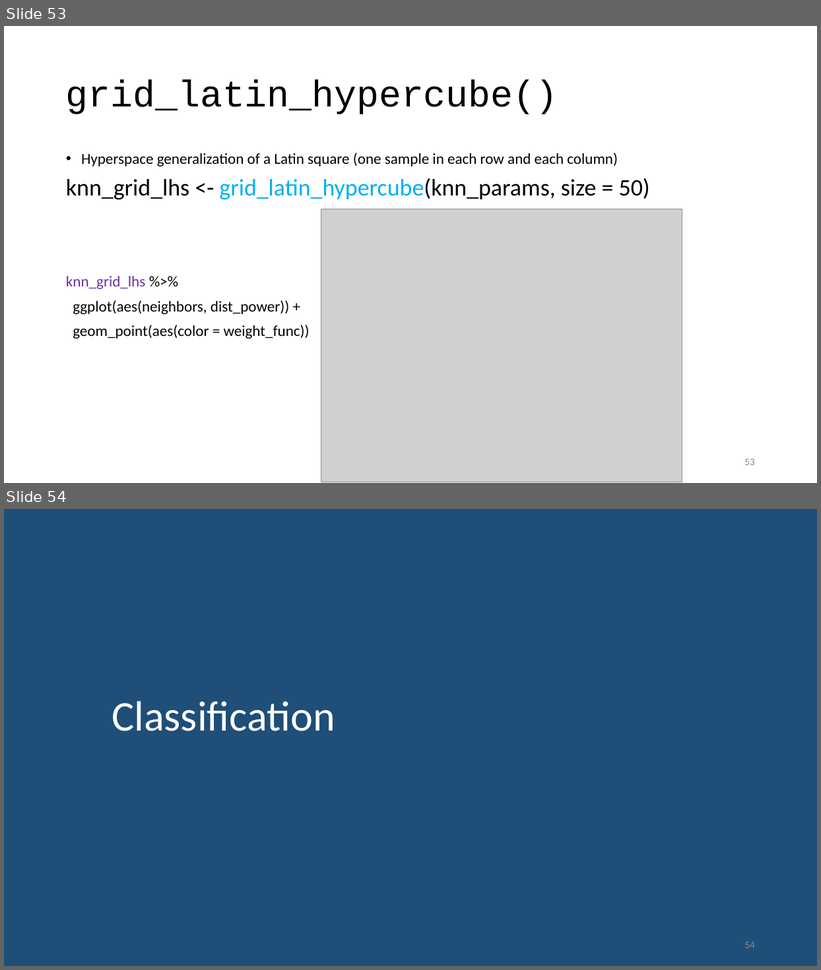
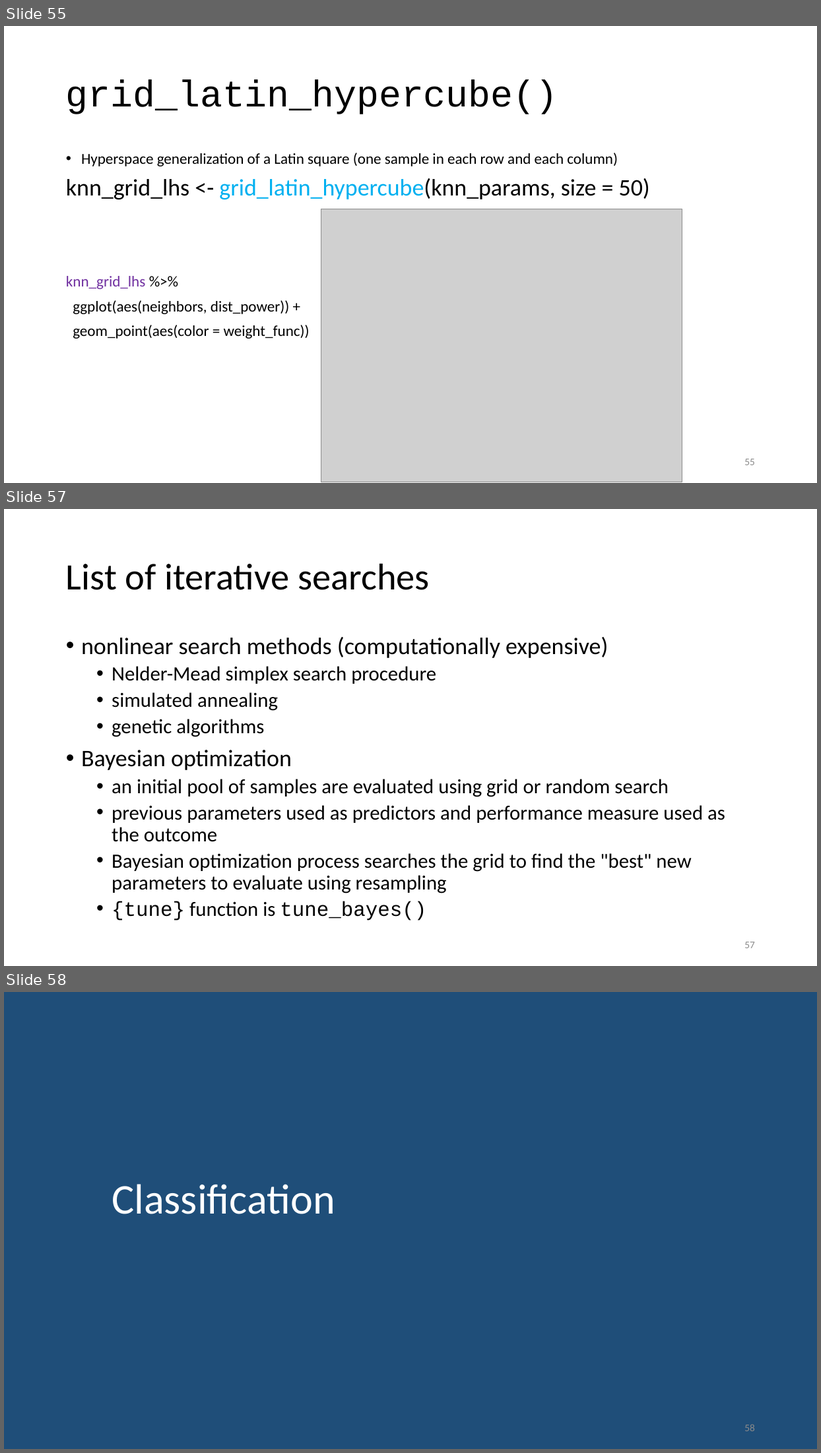
Before and after one commit to karlenaochoa/c4-ml-2020, a slide deck: slides/w6p1-knn/w6p1.pptx. Shown one above the other, each under a label of ours: slides 53 and 54 before the commit, slides 55, 57 and 58 after it; the slides between them are not shown. The pictures are 821x970 and 821x1453 pixels, drawn with LibreOffice and Linux fonts; fonts in the diff are those of the drawing; grey boxes stand for pictures. Boxes give left, top, right and bottom in pixels: in the first picture for what was removed or moved away, otherwise in the second. Text is boxed around its words. In the diff, an @@ line names an element or a change of style, - is before the commit and + after.

Commit message:
update w4 & w6 slides with grid info

```diff
--- a/slides/w6p1-knn/w6p1.pptx
+++ b/slides/w6p1-knn/w6p1.pptx
@@ slide 57 added at (4, 509, 817, 966), background #FFFFFF @@
@@ title added at (66, 563, 430, 590), 44 pt, text #000000 @@
+List of iterative searches
@@ text added at (81, 637, 725, 921), 24 pt, text #000000 @@
+• nonlinear search methods (computationally expensive)
+  • Nelder-Mead simplex search procedure
+  • simulated annealing
+  • genetic algorithms
+• Bayesian optimization
+  • an initial pool of samples are evaluated using grid or random search
+  • previous parameters used as predictors and performance measure used as the outcome
+  • Bayesian optimization process searches the grid to find the "best" new parameters to evaluate using resampling
+  • {tune} function is tune_bayes()
@@ page number added at (745, 942, 755, 949), 12 pt, text #8C8C8C @@
+57
@@ what was slide 53 is now slide 55 @@
@@ page number at (745, 459, 755, 466): text changed @@
-53
+55
@@ what was slide 54 is now slide 58 @@
@@ page number at (745, 1424, 755, 1432): text changed @@
-54
+58
```
Also in this commit, not shown: 3 other slides added, 1 other file.
